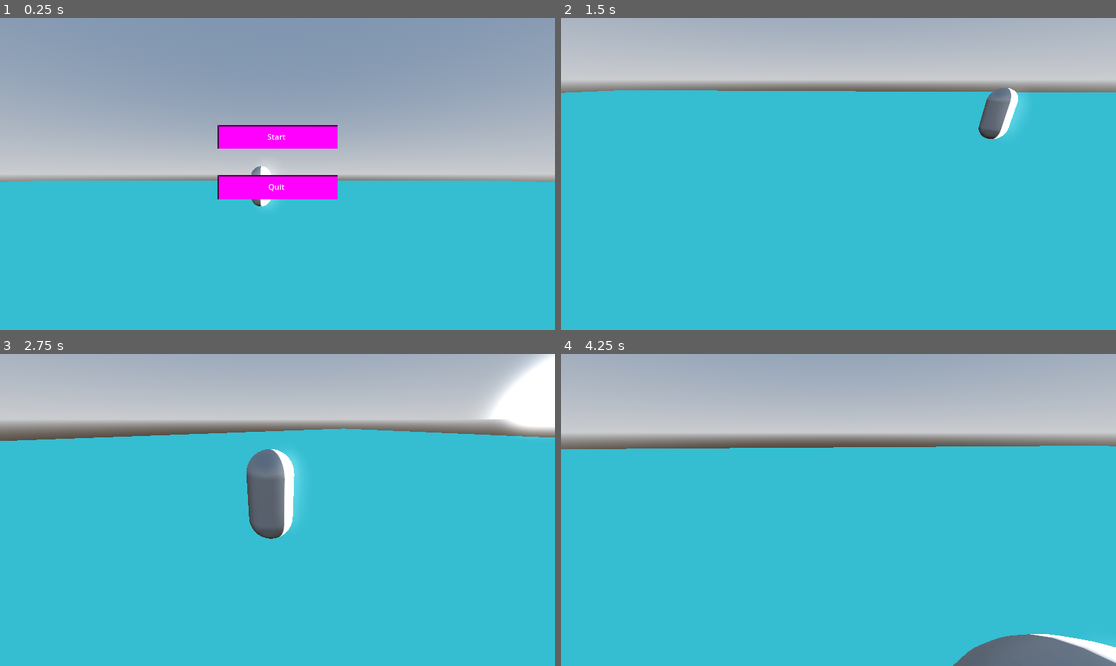
Above: before the commit, frames 1-4 (two rows, left to right).
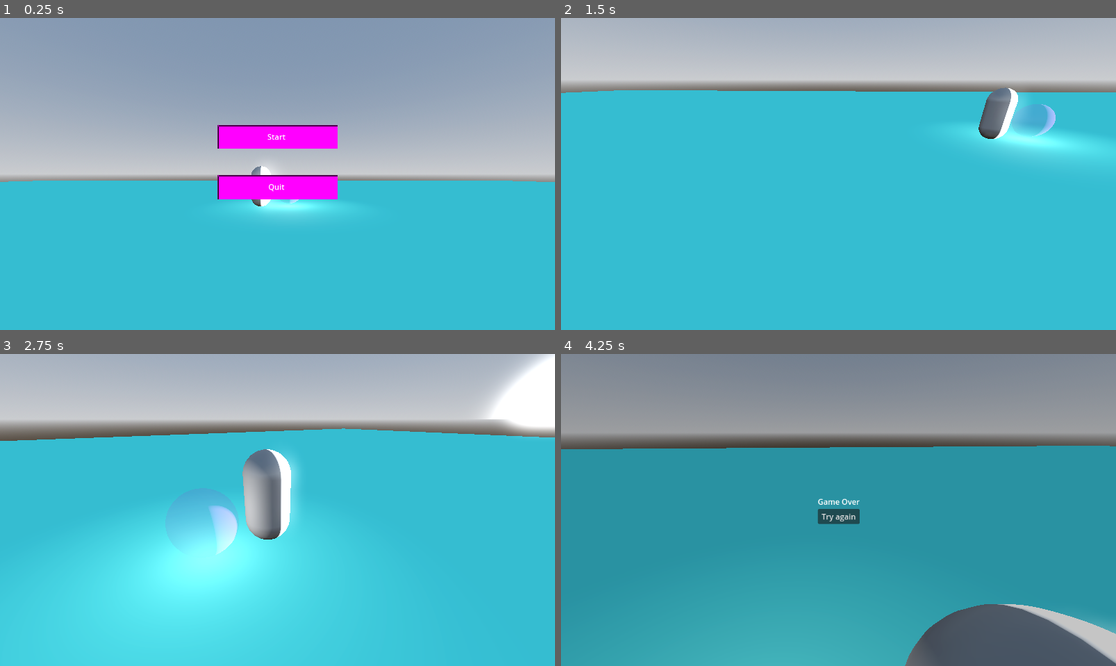
Above: after the commit, the same moments.

Repository: deadleegames/Jampus2025
Game: Godot game, scene res://main.tscn
Same seed, same stepped clock (60 frames per second), same inputs: the game is played once before the commit and once after it.
Inputs (mouse positions are in pixels of both pictures, inside the frame that each line leads up to):
- Up to frame 1 (0.25 s): no input
- Up to frame 2 (1.5 s): click "Start" at 0.5 s; tap Enter (ui_accept) at 1.25 s; move the mouse to (832, 180) at 1.27 s; hold W (Move_Forward) from 1.28 s (still down)
- Up to frame 3 (2.75 s): keep holding W (Move_Forward); tap Enter (ui_accept) at 1.52, 2.27 s; move the mouse to (316, 513) at 2.02 s
- Up to frame 4 (4.25 s): move the mouse to (794, 506) at 2.77 s; move the mouse to (844, 510) at 3.52 s; release W (Move_Forward) at 3.53 s; hold A (Move_Left) from 3.53 s (still down); tap Enter (ui_accept) at 3.77 s

The runs differ from the first frame. In frame 1, 0.8% of the frame differs, in the area x 43-62%, y 58-65%; in frame 2, 1.8%; in frame 3, 19%; in frame 4, 98%, in the area x 0-100%, y 0-100%.

Commit message:
NPC looks where it moves, gameover, menus, etcs,
Fixed NPC to look where it moves
Added GameOver condition when Area3d overlapped
Added Menus

Diff:
--- a/Components/perception_component.gd
+++ b/Components/perception_component.gd
@@ -1,15 +1,7 @@
 extends Area3D
 
 
-# Called when the node enters the scene tree for the first time.
-func _ready():
-	pass # Replace with function body.
-
-
-# Called every frame. 'delta' is the elapsed time since the previous frame.
-func _process(delta):
-	pass
-
 func _on_body_entered(body):
 	if body.is_in_group('player'):
-		pass
+		var main = get_tree().get_first_node_in_group('main')
+		main.game_over()
--- a/Components/perception_component.tscn
+++ b/Components/perception_component.tscn
@@ -1,9 +1,16 @@
-[gd_scene load_steps=3 format=3 uid="uid://v8ff0f5ojvte"]
+[gd_scene load_steps=5 format=3 uid="uid://v8ff0f5ojvte"]
 
 [ext_resource type="Script" uid="uid://dmr8qqtn6qlh6" path="res://Components/perception_component.gd" id="1_je8bo"]
 
 [sub_resource type="SphereShape3D" id="SphereShape3D_8wfaf"]
 radius = 0.65209913
+
+[sub_resource type="StandardMaterial3D" id="StandardMaterial3D_je8bo"]
+transparency = 1
+albedo_color = Color(1, 0, 1, 0.12941177)
+
+[sub_resource type="SphereMesh" id="SphereMesh_c13ri"]
+material = SubResource("StandardMaterial3D_je8bo")
 
 [node name="PerceptionComponent" type="Area3D"]
 script = ExtResource("1_je8bo")
@@ -11,4 +18,10 @@
 [node name="CollisionShape3D" type="CollisionShape3D" parent="."]
 shape = SubResource("SphereShape3D_8wfaf")
 
+[node name="OmniLight3D" type="OmniLight3D" parent="."]
+
+[node name="DebugMesh" type="MeshInstance3D" parent="."]
+transform = Transform3D(1.275, 0, 0, 0, 1.275, 0, 0, 0, 1.275, 0, 0, 0)
+mesh = SubResource("SphereMesh_c13ri")
+
 [connection signal="body_entered" from="." to="." method="_on_body_entered"]
--- a/Mobs/test_dummy.gd
+++ b/Mobs/test_dummy.gd
@@ -1,6 +1,7 @@
 extends CharacterBody3D
 
 const SPEED: float = 5.0
+const rotation_speed : float = TAU * 2
 
 var PatrolPoints : Array[Marker3D]
 
@@ -21,11 +22,18 @@
 
 
 # Called every frame. 'delta' is the elapsed time since the previous frame.
-func _process(delta):
+func _physics_process(delta: float) -> void:
 	if PatrolPoints.size() > 0 && $PatrolTimer.is_stopped():
 		try_set_patrol_point()
 		if	CurrentPatrolPoint != null:
-			global_position = global_position.move_toward(CurrentPatrolPoint.global_position, SPEED * delta)
+			var desiredLoc = CurrentPatrolPoint.global_position
+
+			var direction = global_position.direction_to(desiredLoc)
+
+			var theta = wrapf(atan2(-direction.x, -direction.z) - rotation.y + PI/2, -PI, PI)
+			rotation.y += clamp(rotation_speed * delta, 0, abs(theta)) * sign(theta)
+
+			global_position = global_position.move_toward(desiredLoc, SPEED * delta)
 			move_and_slide()
 
 func try_set_patrol_point():
--- a/Mobs/test_dummy.tscn
+++ b/Mobs/test_dummy.tscn
@@ -1,6 +1,7 @@
-[gd_scene load_steps=4 format=3 uid="uid://m83oagwflxl8"]
+[gd_scene load_steps=5 format=3 uid="uid://m83oagwflxl8"]
 
 [ext_resource type="Script" uid="uid://dmlg8o7ea2nq3" path="res://Mobs/test_dummy.gd" id="1_y6cxs"]
+[ext_resource type="PackedScene" uid="uid://v8ff0f5ojvte" path="res://Components/perception_component.tscn" id="2_dyfbm"]
 
 [sub_resource type="CapsuleShape3D" id="CapsuleShape3D_fyw8t"]
 
@@ -19,4 +20,7 @@
 
 [node name="PatrolTimer" type="Timer" parent="."]
 
+[node name="PerceptionComponent" parent="." instance=ExtResource("2_dyfbm")]
+transform = Transform3D(1, 0, 0, 0, 1, 0, 0, 0, 1, 1.3949883, 0.79058313, 0)
+
 [connection signal="timeout" from="PatrolTimer" to="." method="_on_patrol_timer_timeout"]
--- a/Player/player.tscn
+++ b/Player/player.tscn
@@ -6,7 +6,7 @@
 
 [sub_resource type="CapsuleShape3D" id="CapsuleShape3D_l8h54"]
 
-[node name="Player" type="CharacterBody3D"]
+[node name="Player" type="CharacterBody3D" groups=["player"]]
 script = ExtResource("1_l8h54")
 
 [node name="Camera3D" type="Camera3D" parent="."]
--- a/Scripts/check_menu.gd
+++ b/Scripts/check_menu.gd
@@ -9,5 +9,13 @@
 	IsMenuOpen = is_menu_open
 	if	IsMenuOpen:
 		Input.mouse_mode = Input.MOUSE_MODE_VISIBLE
+
+		var player = get_tree().get_first_node_in_group('player')
+		player.set_process_input(false)
+		player.set_process_unhandled_input(false)
 	else:
 		Input.mouse_mode = Input.MOUSE_MODE_CAPTURED
+
+		var player = get_tree().get_first_node_in_group('player')
+		player.set_process_input(true)
+		player.set_process_unhandled_input(true)
--- /dev/null
+++ b/Scripts/game_state.gd
@@ -0,0 +1,5 @@
+extends Node
+
+
+func reset():
+	pass
--- a/Scripts/menus.gd
+++ b/Scripts/menus.gd
@@ -1,4 +1,4 @@
-extends Control
+extends CanvasLayer
 
 
 # Called when the node enters the scene tree for the first time.
--- /dev/null
+++ b/UI/game_over.gd
@@ -0,0 +1,5 @@
+extends Control
+
+func _on_try_again_btn_pressed() -> void:
+	var main = get_tree().get_first_node_in_group('main')
+	main.restart_game()
--- /dev/null
+++ b/UI/game_over.tscn
@@ -0,0 +1,43 @@
+[gd_scene load_steps=2 format=3 uid="uid://dl0ce770slnd3"]
+
+[ext_resource type="Script" uid="uid://cr0q833jkdr2p" path="res://UI/game_over.gd" id="1_jawqf"]
+
+[node name="GameOver" type="Control"]
+layout_mode = 3
+anchors_preset = 0
+script = ExtResource("1_jawqf")
+
+[node name="ColorRect" type="ColorRect" parent="."]
+layout_mode = 1
+anchors_preset = 15
+anchor_right = 1.0
+anchor_bottom = 1.0
+grow_horizontal = 2
+grow_vertical = 2
+color = Color(0, 0, 0, 0.22745098)
+
+[node name="VBoxContainer" type="VBoxContainer" parent="."]
+layout_mode = 1
+anchors_preset = 8
+anchor_left = 0.5
+anchor_top = 0.5
+anchor_right = 0.5
+anchor_bottom = 0.5
+offset_left = -43.5
+offset_top = -20.0
+offset_right = 43.5
+offset_bottom = 20.0
+grow_horizontal = 2
+grow_vertical = 2
+alignment = 1
+
+[node name="Label" type="Label" parent="VBoxContainer"]
+layout_mode = 2
+text = "Game Over"
+
+[node name="TryAgainBtn" type="Button" parent="VBoxContainer"]
+layout_mode = 2
+text = "Try again
+"
+
+[connection signal="pressed" from="VBoxContainer/TryAgainBtn" to="." method="_on_try_again_btn_pressed"]
--- a/UI/main_menu.gd
+++ b/UI/main_menu.gd
@@ -1,6 +1,4 @@
-extends CanvasLayer
-
-
+extends Control
 
 func _on_start_btn_pressed():
 	CheckMenu.change_menu_context(false)
--- a/UI/main_menu.tscn
+++ b/UI/main_menu.tscn
@@ -5,11 +5,13 @@
 [sub_resource type="PlaceholderTexture2D" id="PlaceholderTexture2D_5yyqw"]
 size = Vector2(250, 50)
 
-[node name="MainMenu" type="CanvasLayer"]
-visible = false
+[node name="MainMenu" type="Control"]
+layout_mode = 3
+anchors_preset = 0
 script = ExtResource("1_p8ccj")
 
 [node name="VBoxContainer" type="VBoxContainer" parent="."]
+layout_mode = 1
 anchors_preset = 8
 anchor_left = 0.5
 anchor_top = 0.5
--- a/main.gd
+++ b/main.gd
@@ -1,6 +1,22 @@
 extends Node3D
 
-
+@onready var main_menu_ui: Control = $Menus/MainMenu
+@onready var game_over_ui: Control = $Menus/GameOver
 # Called when the node enters the scene tree for the first time.
 func _ready():
 	pass # Replace with function body.
+
+func game_over():
+	hide_all()
+	game_over_ui.visible = true
+	CheckMenu.change_menu_context(true)
+
+func restart_game():
+	hide_all()
+	GameState.reset()
+	main_menu_ui.visible = true
+	CheckMenu.change_menu_context(true)
+
+func hide_all():
+	main_menu_ui.visible = false
+	game_over_ui.visible = false
--- a/main.tscn
+++ b/main.tscn
@@ -1,23 +1,32 @@
-[gd_scene load_steps=5 format=3 uid="uid://bis7v4b4onnjq"]
+[gd_scene load_steps=6 format=3 uid="uid://bis7v4b4onnjq"]
 
 [ext_resource type="Script" uid="uid://cjdwi12unhhu6" path="res://main.gd" id="1_h2yge"]
 [ext_resource type="PackedScene" uid="uid://dtassukjtskqn" path="res://Levels/test_level.tscn" id="1_ig7tw"]
 [ext_resource type="PackedScene" uid="uid://da455na6f2i5w" path="res://UI/main_menu.tscn" id="2_0xm2m"]
 [ext_resource type="Script" uid="uid://5na4gssrcnvn" path="res://Scripts/menus.gd" id="3_1bvp3"]
+[ext_resource type="PackedScene" uid="uid://dl0ce770slnd3" path="res://UI/game_over.tscn" id="5_lquwl"]
 
-[node name="Main" type="Node3D"]
+[node name="Main" type="Node3D" groups=["main"]]
 script = ExtResource("1_h2yge")
 
 [node name="TestLevel" parent="." instance=ExtResource("1_ig7tw")]
 
-[node name="Menus" type="Control" parent="."]
-layout_mode = 3
-anchors_preset = 0
-offset_right = 40.0
-offset_bottom = 40.0
+[node name="Menus" type="CanvasLayer" parent="."]
 script = ExtResource("3_1bvp3")
 
 [node name="MainMenu" parent="Menus" instance=ExtResource("2_0xm2m")]
-visible = true
+anchors_preset = 15
+anchor_right = 1.0
+anchor_bottom = 1.0
+grow_horizontal = 2
+grow_vertical = 2
+
+[node name="GameOver" parent="Menus" instance=ExtResource("5_lquwl")]
+visible = false
+anchors_preset = 15
+anchor_right = 1.0
+anchor_bottom = 1.0
+grow_horizontal = 2
+grow_vertical = 2
 
 [node name="MainAudioPlayer" type="AudioStreamPlayer3D" parent="."]
--- a/project.godot
+++ b/project.godot
@@ -17,7 +17,13 @@
 
 [autoload]
 
+GameState="*res://Scripts/game_state.gd"
 CheckMenu="*res://Scripts/check_menu.gd"
+
+[global_group]
+
+player=""
+main=""
 
 [input]
 
Not shown, added: Scripts/game_state.gd.uid
Not shown, added: UI/game_over.gd.uid
